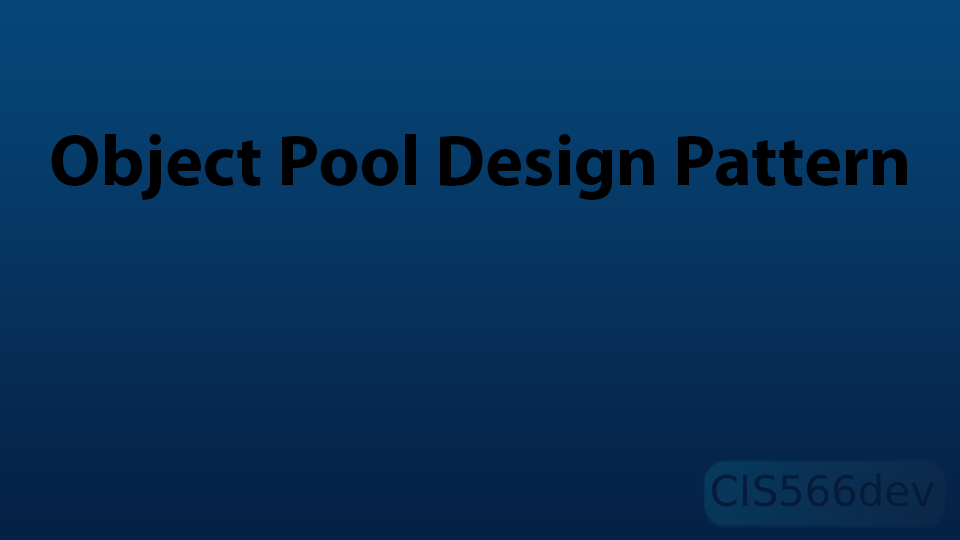
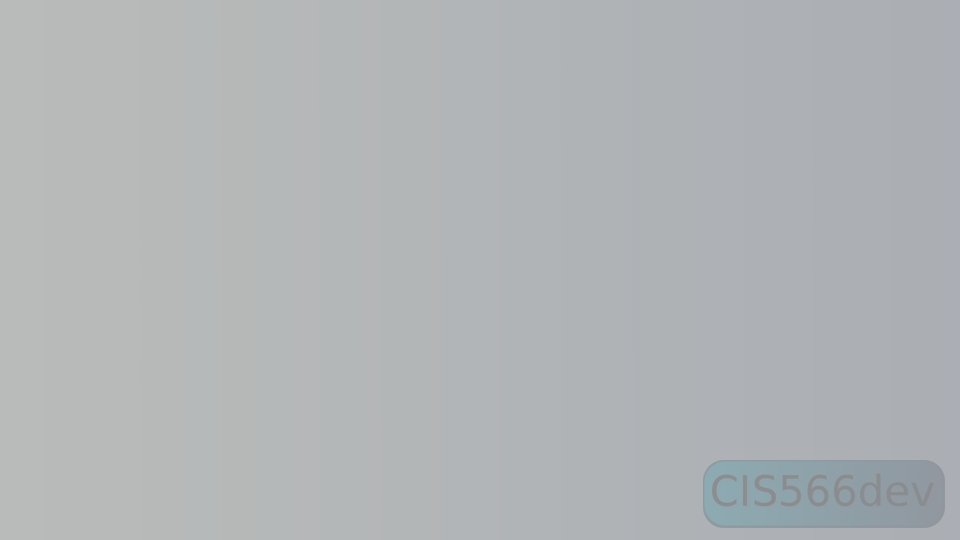
The second 960px x 540px image is a revision of the first. Changes to its layers:
hid "Object Pool Design Pattern", painted on it over [20, 32, 907, 200]
added layer "Capa 4" above "Capa 2" over [0, 0, 960, 540]
hid "Capa 2" over [0, 0, 960, 540]
